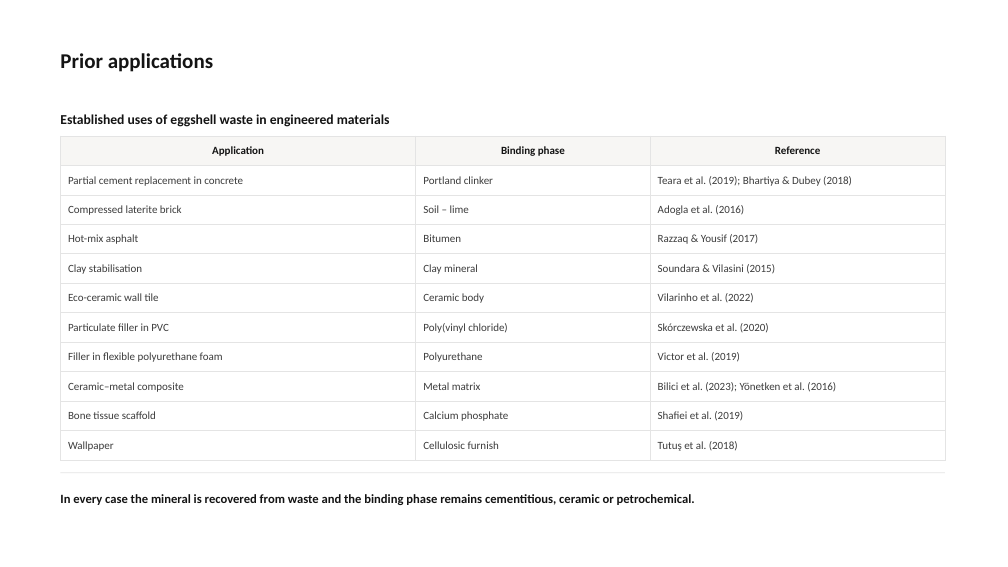
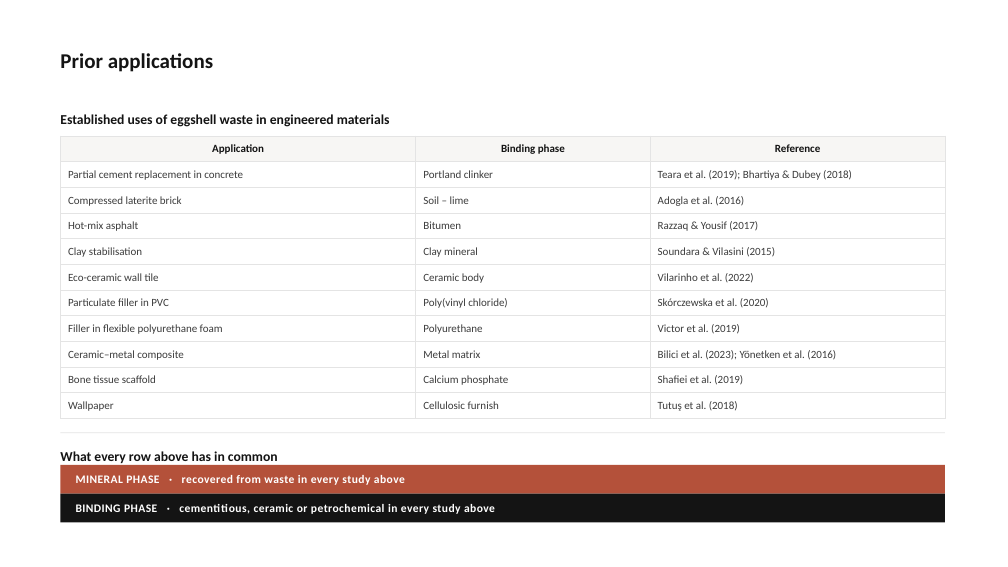
Before and after one commit to bunal91/sanat-ve-mekan, a slide deck: slide 3 of konferans-bildirisi/06-sunum/ICSMMEP26_Presentation_Unal.pptx. Drawn at 1008x567 pixels with LibreOffice and Linux fonts; fonts in the diff are those of the drawing. Boxes give left, top, right and bottom in pixels: in the first picture for what was removed or moved away, otherwise in the second. Text is boxed around its words. In the diff, an @@ line names an element or a change of style, - is before the commit and + after.

```diff
--- a/konferans-bildirisi/06-sunum/ICSMMEP26_Presentation_Unal.pptx
+++ b/konferans-bildirisi/06-sunum/ICSMMEP26_Presentation_Unal.pptx
@@ table: place and size @@
-table at (60,136,945,455)
+table at (60,136,945,415)
@@ rectangle: place and size @@
-rectangle at (60,473,945,473)
+rectangle at (60,433,945,433)
@@ text "What every row above has ..." at (60,451,278,463): vertical alignment top to middle @@
@@ text at (60,451,278,463): text changed; size 12 to 13 pt @@
-In every case the mineral is recovered from waste and the binding phase remains cementitious, ceramic or petrochemical.
+What every row above has in common
@@ rectangle added at (60,465,945,494), fill #B4513A @@
@@ text added at (76,475,405,485), 11 pt, text #FFFFFF, bold @@
+MINERAL PHASE · recovered from waste in every study above
@@ rectangle added at (60,494,945,523), fill #141414 @@
@@ text added at (76,504,495,514), 11 pt, text #FFFFFF, bold @@
+BINDING PHASE · cementitious, ceramic or petrochemical in every study above
```
Also in this commit, not shown: 8 other slides changed, 4 other files.
